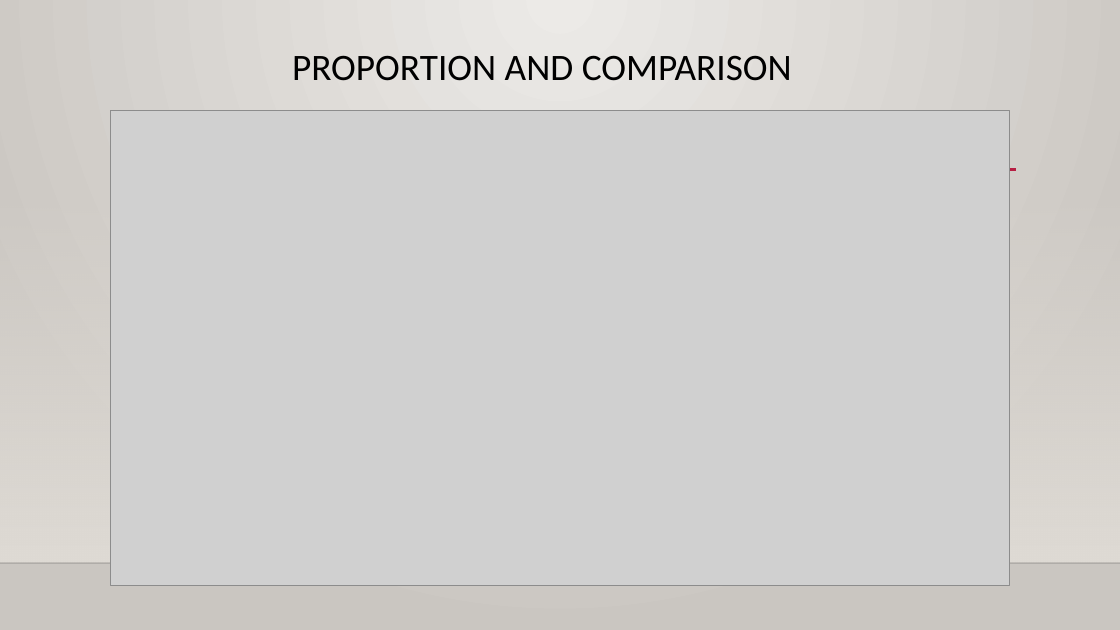
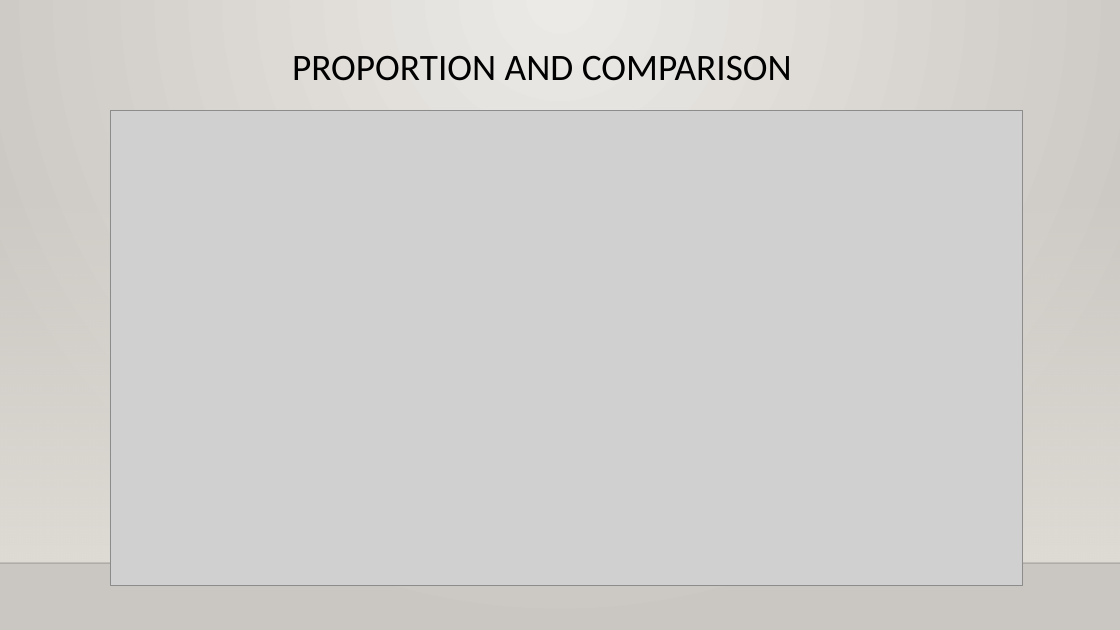
Before and after one commit to XIAOJIA68/DAV-5400, a slide deck: slide 11 of Final Presentation.pptx. Drawn at 1120x630 pixels with LibreOffice and Linux fonts; fonts in the diff are those of the drawing; grey boxes stand for pictures; background and template pictures are left out. Boxes give left, top, right and bottom in pixels: in the first picture for what was removed or moved away, otherwise in the second. Text is boxed around its words. In the diff, an @@ line names an element or a change of style, - is before the commit and + after.

```diff
--- a/Final Presentation.pptx
+++ b/Final Presentation.pptx
@@ picture: place and size @@
-picture at box(111, 110, 1010, 586)
+picture at box(111, 110, 1023, 586)
@@ line removed from (134, 170) to (1017, 170) @@
```
Also in this commit, not shown: 4 other slides changed, 2 slides added, 1 slide removed.
